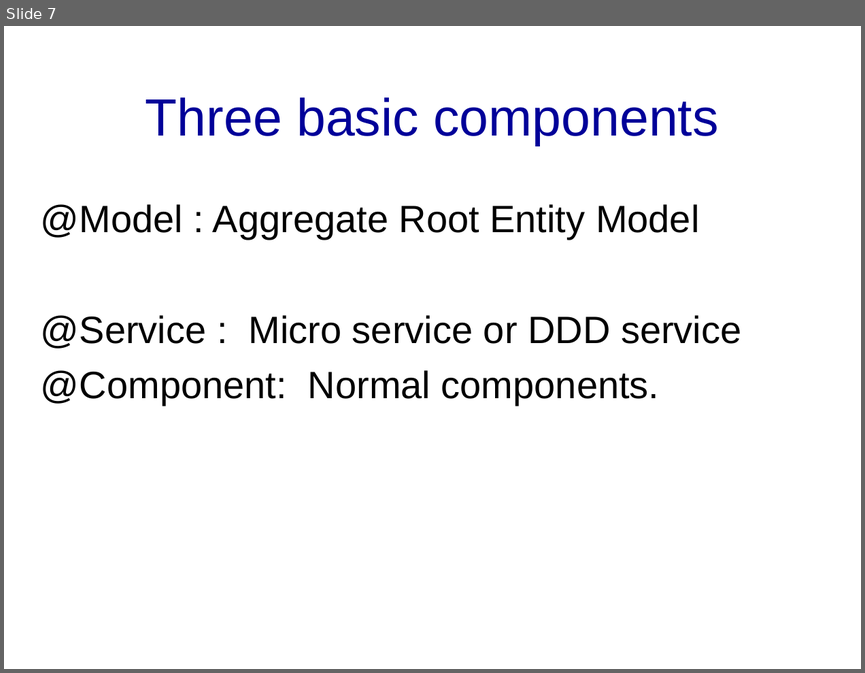
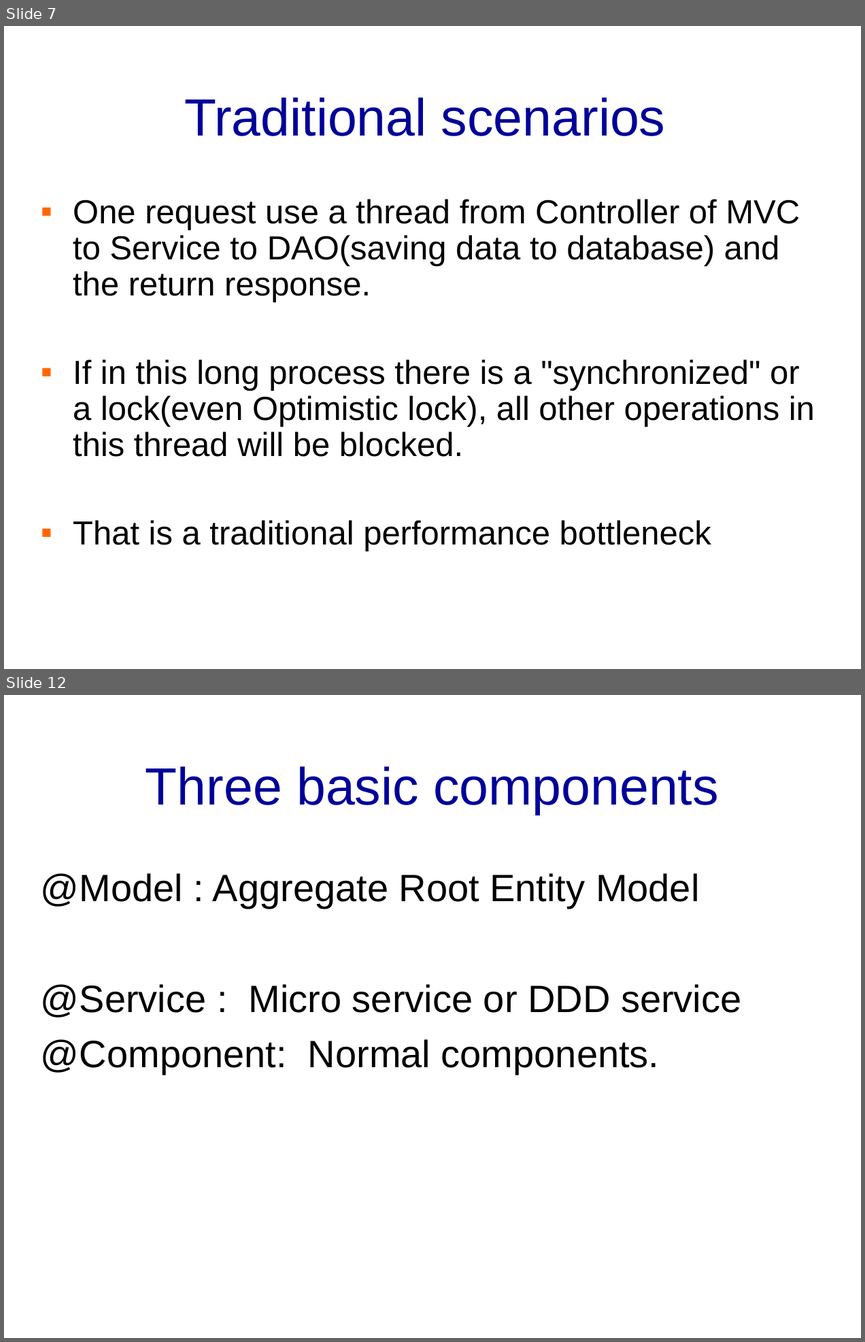
Before and after one commit to banq/banq.github.io, a slide deck: JdonFramework.ppt. Shown one above the other, each under a label of ours: slide 7 before the commit, slides 7 and 12 after it; the slides between them are not shown. The pictures are 865x673 and 865x1342 pixels, drawn with LibreOffice and Linux fonts; fonts in the diff are those of the drawing; background and template pictures are left out. Boxes give left, top, right and bottom in pixels: in the first picture for what was removed or moved away, otherwise in the second. Text is boxed around its words. In the diff, an @@ line names an element or a change of style, - is before the commit and + after.

```diff
--- a/JdonFramework.ppt
+++ b/JdonFramework.ppt
@@ slide 7 added at <box>4,26,861,669</box>, background picture (left out) @@
@@ title added at <box>184,97,665,136</box>, 44 pt, text #000099 @@
+Traditional scenarios
@@ text added at <box>73,199,815,551</box>, 28 pt, text #000000 @@
+▪ One request use a thread from Controller of MVC to Service to DAO(saving data to database) and the return response.
+▪ If in this long process there is a "synchronized" or a lock(even Optimistic lock), all other operations in this thread will be blocked.
+▪ That is a traditional performance bottleneck
@@ what was slide 7 is now slide 12 @@
```
Also in this commit, not shown: 1 slide changed, 5 other slides added, 1 slide removed, 1 other file.
